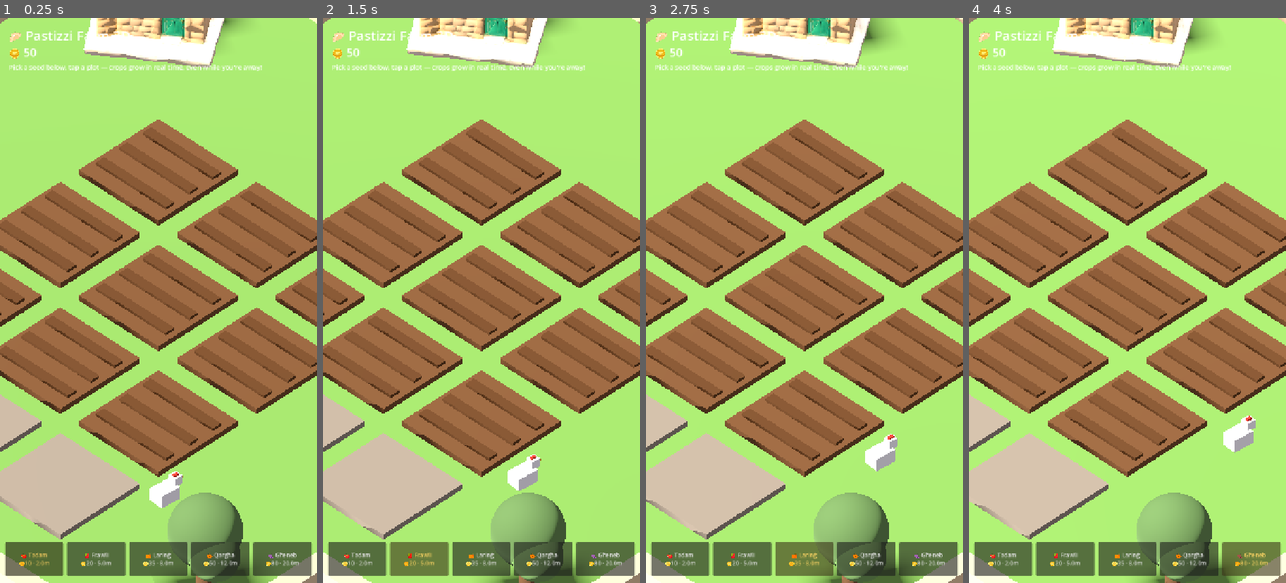
Above: before the commit, frames 1-4 (left to right).
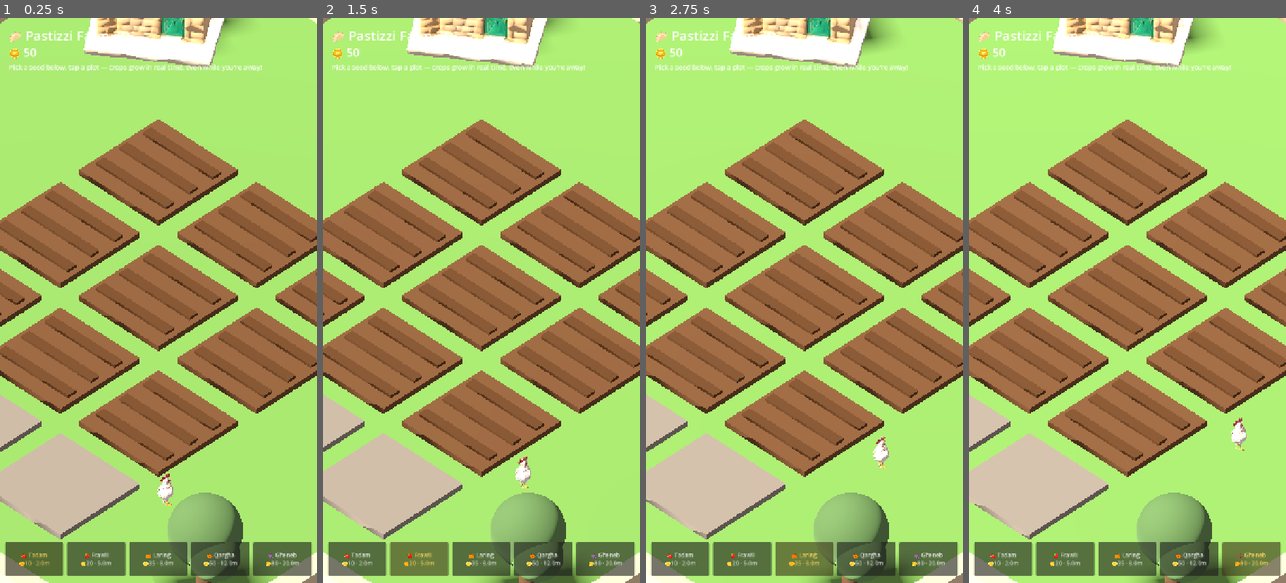
Above: after the commit, the same moments.

Repository: terencecamilleripesci/PastizziFarm3D
Game: Godot game, scene res://farm.tscn
The game is run twice, just before and just after one commit, with the same random seed, the same clock (stepped at 60 frames per second) and the same inputs.
Inputs:
- Up to frame 1 (0.25 s): no input
- Up to frame 2 (1.5 s): click "🍅 Tadam 🪙10 · 2.0m" at 0.5 s; click "🍓 Frawli 🪙20 · 5.0m" at 1.25 s
- Up to frame 3 (2.75 s): click "🍊 Larinġ 🪙35 · 8.0m" at 2 s
- Up to frame 4 (4 s): click "🎃 Qargħa 🪙50 · 12.0m" at 2.75 s; click "🍇 Għeneb 🪙80 · 20.0m" at 3.5 s

The runs differ from the first frame. In frame 1, 0.4% of the frame differs, in the area x 47-58%, y 80-87%; in frame 2, 0.4%; in frame 3, 0.4%; in frame 4, 0.4%.

Commit message:
v0.7: REAL 3D MODELS — Meshy-generated chicken & goat replace box pets, tomato & pumpkin plants grow as real models from sprout to full size
Co-Authored-By: Claude Fable 5 <noreply@anthropic.com>
Claude-Session: https://claude.ai/code/session_01Q55X5n8LA6xgNosSpJws7r

Diff:
--- a/source/farm.gd
+++ b/source/farm.gd
@@ -4,10 +4,10 @@
 # progress saves on-device, pinch/wheel zoom, drag pan, day/night cycle.
 
 const CROPS := [
-	{ "id": "tadam",  "name": "Tadam",  "e": "🍅", "color": Color(0.86, 0.22, 0.16), "mins": 2.0,  "seed": 10, "pay": 25 },
+	{ "id": "tadam",  "name": "Tadam",  "e": "🍅", "color": Color(0.86, 0.22, 0.16), "mins": 2.0,  "seed": 10, "pay": 25, "model": "res://assets/tomato.glb", "h": 1.7 },
 	{ "id": "frawli", "name": "Frawli", "e": "🍓", "color": Color(0.93, 0.30, 0.44), "mins": 5.0,  "seed": 20, "pay": 55 },
 	{ "id": "laring", "name": "Larinġ", "e": "🍊", "color": Color(0.98, 0.60, 0.12), "mins": 8.0,  "seed": 35, "pay": 95 },
-	{ "id": "qargha", "name": "Qargħa", "e": "🎃", "color": Color(0.90, 0.48, 0.10), "mins": 12.0, "seed": 50, "pay": 150 },
+	{ "id": "qargha", "name": "Qargħa", "e": "🎃", "color": Color(0.90, 0.48, 0.10), "mins": 12.0, "seed": 50, "pay": 150, "model": "res://assets/pumpkin.glb", "h": 1.9 },
 	{ "id": "gheneb", "name": "Għeneb", "e": "🍇", "color": Color(0.48, 0.24, 0.60), "mins": 20.0, "seed": 80, "pay": 260 },
 ]
 const SAVE_PATH := "user://farm.json"
@@ -84,6 +84,27 @@
 	mi.position = pos
 	parent.add_child(mi)
 	return mi
+
+# ---------- model loader (Meshy GLBs, auto-scaled to a target height) ----------
+func _model(path: String, target_h: float) -> Node3D:
+	var scene: PackedScene = load(path)
+	if not scene:
+		return null
+	var n: Node3D = scene.instantiate()
+	var aabb := AABB()
+	var found := false
+	for child in n.find_children("*", "MeshInstance3D", true):
+		var b: AABB = child.get_aabb()
+		if not found:
+			aabb = b
+			found = true
+		else:
+			aabb = aabb.merge(b)
+	if found and aabb.size.y > 0.01:
+		var f := target_h / aabb.size.y
+		n.scale = Vector3(f, f, f)
+		n.position.y = -aabb.position.y * f
+	return n
 
 # ---------- world ----------
 func _build_world() -> void:
@@ -293,12 +314,20 @@
 	var holder := Node3D.new()
 	holder.position = p.body.position
 	add_child(holder)
-	var stem := _cyl(0.09, 0.13, 1.0, Vector3(0, 0.5, 0), Color(0.3, 0.5, 0.2), holder)
+	var stem: Node3D = null
 	var fruits: Array = []
-	for off in [Vector3(0.35, 0.95, 0.1), Vector3(-0.3, 0.8, 0.2), Vector3(0.05, 1.1, -0.3)]:
-		var fr := _sphere(0.28, off, crop.color, holder)
-		fr.scale = Vector3.ZERO
-		fruits.append(fr)
+	if crop.has("model"):
+		var m := _model(crop.model, crop.h)
+		if m:
+			holder.add_child(m)
+			holder.scale = Vector3(0.1, 0.1, 0.1)
+			p.is_model = true
+	if not p.get("is_model"):
+		stem = _cyl(0.09, 0.13, 1.0, Vector3(0, 0.5, 0), Color(0.3, 0.5, 0.2), holder)
+		for off in [Vector3(0.35, 0.95, 0.1), Vector3(-0.3, 0.8, 0.2), Vector3(0.05, 1.1, -0.3)]:
+			var fr := _sphere(0.28, off, crop.color, holder)
+			fr.scale = Vector3.ZERO
+			fruits.append(fr)
 	p.crop = crop_idx
 	p.node = holder
 	p.stem = stem
@@ -335,6 +364,7 @@
 	p.fruits = []
 	p.crop = -1
 	p.planted = 0.0
+	p.is_model = false
 	_save()
 
 func _growth(p: Dictionary) -> float:
@@ -453,10 +483,11 @@
 func _build_chicken() -> void:
 	chicken = Node3D.new()
 	add_child(chicken)
-	_box(Vector3(0.55, 0.45, 0.75), Vector3(0, 0.42, 0), Color(0.95, 0.93, 0.88), chicken)
-	_box(Vector3(0.3, 0.3, 0.3), Vector3(0, 0.75, 0.42), Color(0.95, 0.93, 0.88), chicken)
-	_box(Vector3(0.1, 0.14, 0.18), Vector3(0, 0.88, 0.42), Color(0.85, 0.2, 0.15), chicken)
-	_box(Vector3(0.08, 0.08, 0.16), Vector3(0, 0.72, 0.6), Color(0.95, 0.65, 0.2), chicken)
+	var m := _model("res://assets/chicken.glb", 1.15)
+	if m:
+		chicken.add_child(m)
+	else:
+		_box(Vector3(0.55, 0.45, 0.75), Vector3(0, 0.42, 0), Color(0.95, 0.93, 0.88), chicken)
 	chicken.position = Vector3(7, 0, 7)
 	chick_target = chicken.position
 
@@ -496,13 +527,11 @@
 func _build_goat() -> void:
 	goat = Node3D.new()
 	add_child(goat)
-	_box(Vector3(0.7, 0.6, 1.1), Vector3(0, 0.65, 0), Color(0.82, 0.8, 0.75), goat)
-	_box(Vector3(0.4, 0.4, 0.45), Vector3(0, 1.05, 0.6), Color(0.82, 0.8, 0.75), goat)
-	_box(Vector3(0.08, 0.25, 0.08), Vector3(-0.14, 1.35, 0.55), Color(0.4, 0.35, 0.3), goat)
-	_box(Vector3(0.08, 0.25, 0.08), Vector3(0.14, 1.35, 0.55), Color(0.4, 0.35, 0.3), goat)
-	for lx in [-0.22, 0.22]:
-		for lz in [-0.4, 0.4]:
-			_box(Vector3(0.12, 0.5, 0.12), Vector3(lx, 0.25, lz), Color(0.7, 0.68, 0.62), goat)
+	var m := _model("res://assets/goat.glb", 1.5)
+	if m:
+		goat.add_child(m)
+	else:
+		_box(Vector3(0.7, 0.6, 1.1), Vector3(0, 0.65, 0), Color(0.82, 0.8, 0.75), goat)
 	goat.position = Vector3(-7, 0, 5)
 	goat_target = goat.position
 
@@ -536,15 +565,22 @@
 	for p in plots:
 		if p.crop >= 0 and p.node:
 			var k := _growth(p)
-			p.stem.scale = Vector3(1, 0.15 + 0.85 * k, 1)
-			p.stem.position.y = 0.5 * p.stem.scale.y
-			var fk: float = clamp((k - 0.7) / 0.3, 0.0, 1.0)
-			for fr in p.fruits:
-				fr.scale = Vector3(fk, fk, fk)
+			if p.get("is_model"):
+				var ms: float = 0.12 + 0.88 * k
+				p.node.scale = Vector3(ms, ms, ms)
+			else:
+				p.stem.scale = Vector3(1, 0.15 + 0.85 * k, 1)
+				p.stem.position.y = 0.5 * p.stem.scale.y
+				var fk: float = clamp((k - 0.7) / 0.3, 0.0, 1.0)
+				for fr in p.fruits:
+					fr.scale = Vector3(fk, fk, fk)
 			if k >= 1.0:
 				var bob := 1.0 + sin(Time.get_ticks_msec() / 200.0) * 0.08
-				for fr in p.fruits:
-					fr.scale = Vector3(bob, bob, bob)
+				if p.get("is_model"):
+					p.node.scale = Vector3(bob, bob, bob)
+				else:
+					for fr in p.fruits:
+						fr.scale = Vector3(bob, bob, bob)
 				if not p.get("mark"):
 					var l := Label3D.new()
 					l.text = "!"
Binary file added: source/assets/chicken.glb
Binary file added: source/assets/goat.glb
Binary file added: source/assets/pumpkin.glb
Binary file added: source/assets/tomato.glb
Not shown, changed: index.html
Not shown, changed: index.pck
